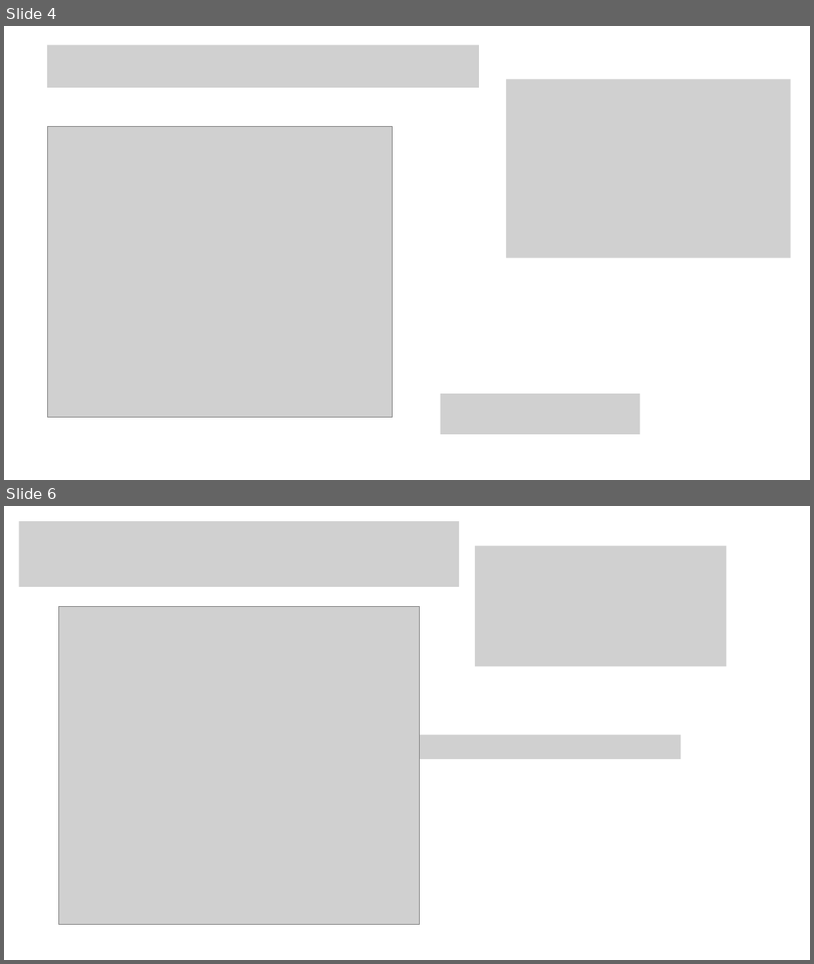
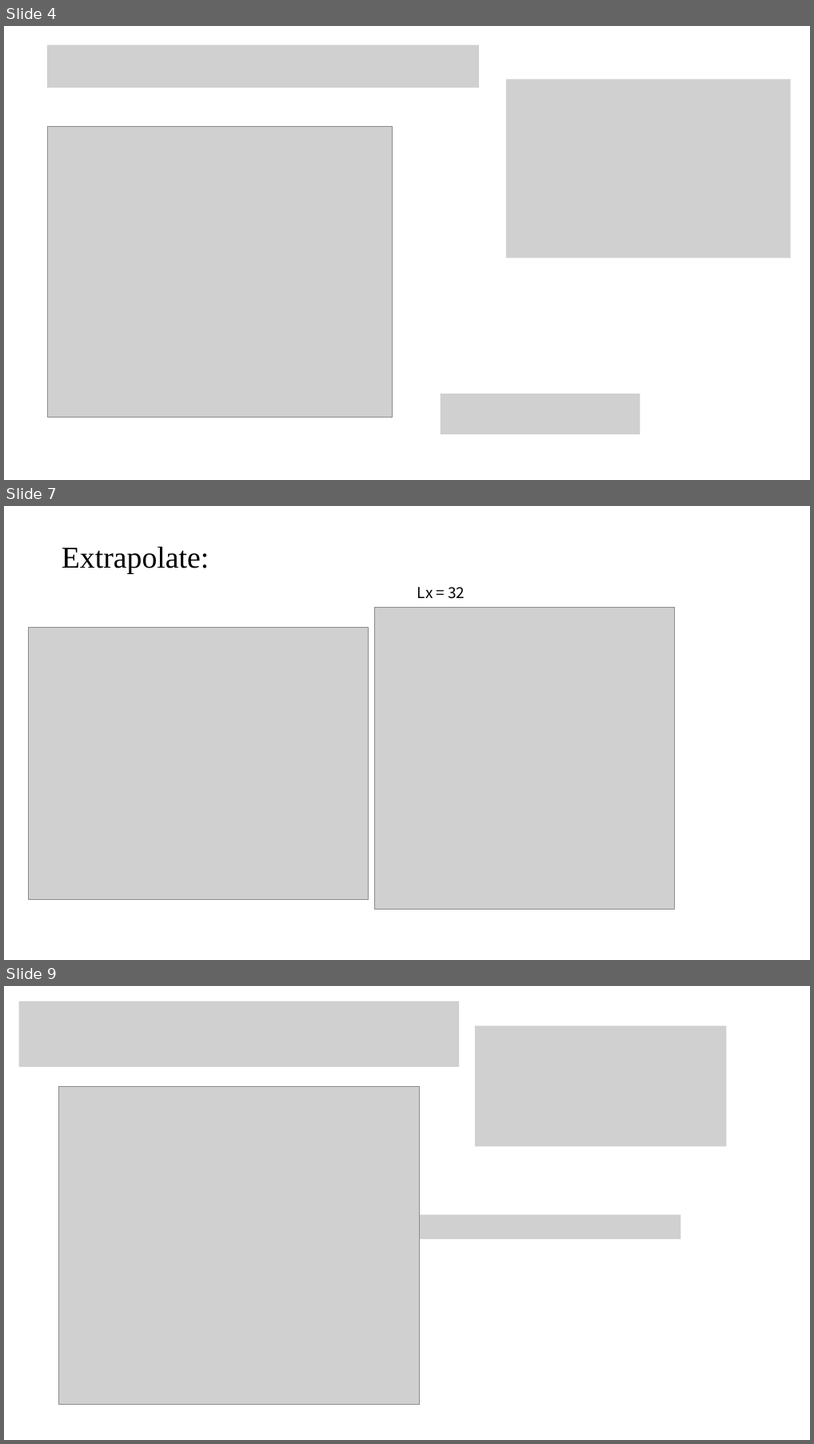
Before and after one commit to QuantumLiquids/SSH-Hubbard, a slide deck: note/SSH-Hubbard-Note6.pptx. Shown one above the other, each under a label of ours: slides 4 and 6 before the commit, slides 4, 7 and 9 after it; the slides between them are not shown. The pictures are 814x964 and 814x1444 pixels, drawn with LibreOffice and Linux fonts; fonts in the diff are those of the drawing; grey boxes stand for pictures. Boxes give left, top, right and bottom in pixels: in the first picture for what was removed or moved away, otherwise in the second. Text is boxed around its words. In the diff, an @@ line names an element or a change of style, - is before the commit and + after.

```diff
--- a/note/SSH-Hubbard-Note6.pptx
+++ b/note/SSH-Hubbard-Note6.pptx
@@ slide 7 added at (4,506,810,960), background #FFFFFF @@
@@ text added at (62,546,209,573), 36 pt, text #000000 @@
+Extrapolate:
@@ text added at (418,587,466,599), 18 pt, text #000000 @@
+Lx = 32
@@ picture added at (375,607,675,909) @@
@@ picture added at (28,627,368,899) @@
@@ what was slide 6 is now slide 9 @@
```
Also in this commit, not shown: 2 slides changed, 3 other slides added, 2 slides removed, 20 other files.
